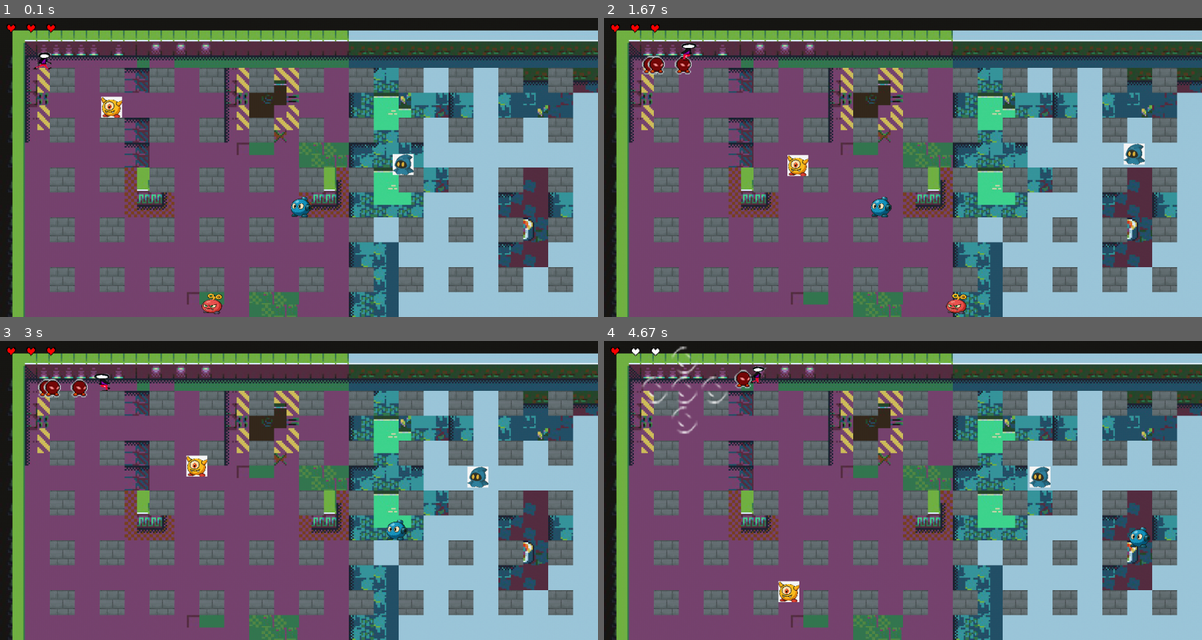
Above: before the commit, frames 1-4 (two rows, left to right).
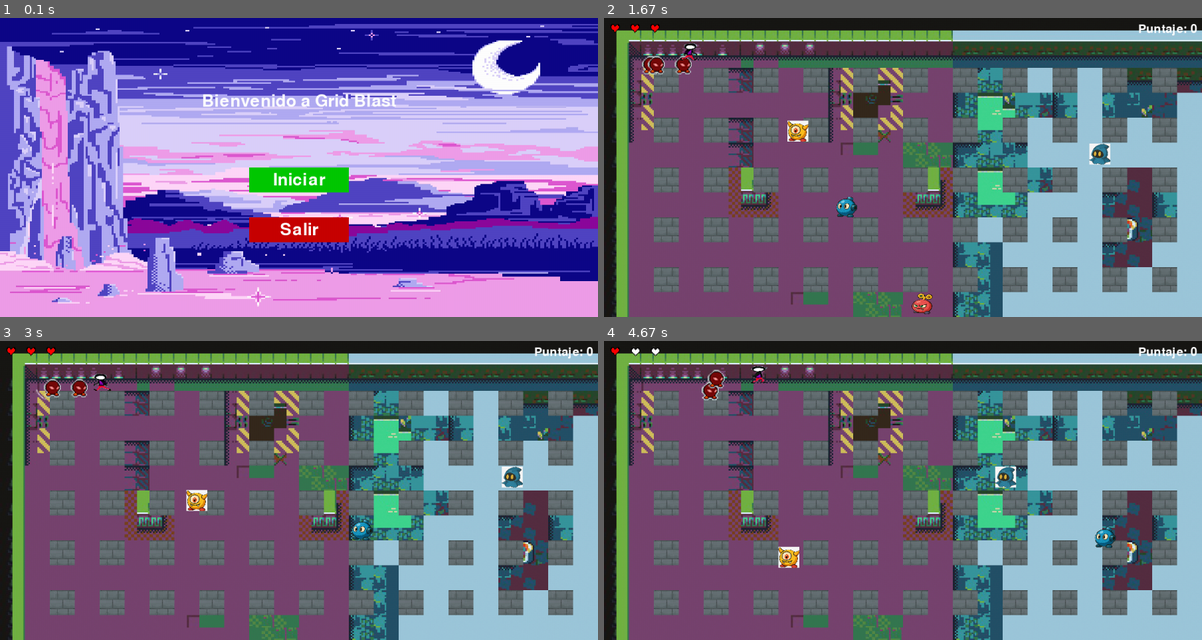
Above: after the commit, the same moments.

Repository: Jeefry465/Proyecto_pygame
Game: pygame game, started from Proyecto Final/juego.py
Two runs of this game, one before a commit and one after it. Both use one fixed random seed, a clock stepped at 60 frames per second and the inputs below.
Inputs (mouse positions are in pixels of both pictures, inside the frame that each line leads up to):
- Up to frame 1 (0.1 s): no input
- Up to frame 2 (1.67 s): click (903, 179) at 0.38 s, where only the run after the commit has a clickable "Iniciar"; tap Space at 0.67, 1.07, 1.37, 1.57 s; hold D 1-1.47 s; hold W from 1.5 s (still down)
- Up to frame 3 (3 s): release W at 1.8 s; hold D 1.83-2.3 s; tap Space at 1.9, 2.2, 2.4, 2.7, 2.97 s; hold A 2.33-2.87 s; hold S from 2.9 s (still down)
- Up to frame 4 (4.67 s): release S at 3.2 s; hold A 3.23-3.63 s; tap Space at 3.3, 3.6, 3.73, 4.13, 4.43 s; hold W 3.67-4.03 s; hold D from 4.07 s (still down)

The runs differ from the first frame. In frame 1, 100% of the frame differs, in the area x 0-100%, y 0-100%; in frame 2, 2.0%; in frame 3, 1.7%; in frame 4, 2.3%.

Commit message:
Finish
Se agrega una pantalla de inicio, pantalla game over, pantalla you win, cada uno de estas con botones de salir e iniciar y  se cargan efectos de sonido

Diff:
--- a/Proyecto Final/bomberman.py
+++ b/Proyecto Final/bomberman.py
@@ -1,6 +1,5 @@
 import pygame
 import time
-import math
 import random
 from constantes import *
 
@@ -90,7 +89,7 @@
 
 
 class Bomba:
-    def __init__(self, x, y, imagen_bomba, imagen_explosion, imagen_bomba_final, tiempo_expl=3):
+    def __init__(self, x, y, imagen_bomba, imagen_explosion, imagen_bomba_final, tiempo_expl=2):
         self.rect = pygame.Rect(x, y, imagen_bomba.get_width(), imagen_bomba.get_height())# Crea un rectángulo en la posición (x, y) de tamaño 20x20 para representar la bomba
         self.imagen_bomba = imagen_bomba # Asigna la imagen de la bomba
         self.imagen_explosion = imagen_explosion # Asigna la imagen de la explosión de la bomba
@@ -100,12 +99,15 @@
         self.explotada = False # Tiempo en segundos que tarda en explotar la bomba
         self.tiempo_explotada = None # Guarda el tiempo en que la bomba explotó, inicialmente es None
         self.jugador_danado = False  # bandera para indicar si ya se hizo daño al jugador
+        self.sonido_explosion = pygame.mixer.Sound("Proyecto Final//Recursos//Music//retro-explode-1-236678.mp3")  # Carga el sonido de explosión
+        self.sonido_explosion.set_volume(0.5)  # Ajusta el volumen del sonido de explosión
 
     def actualizar(self, lista_enemigos, jugador=None):
         ahora = time.time()
         if not self.explotada and (ahora - self.tiempo_colocdada) >= self.tiempo_expl:
             self.explotada = True
             self.tiempo_explotada = ahora
+            self.sonido_explosion.play() # Reproduce el sonido de explosión
 
         if self.explotada:
             area_explosion = self.rect.inflate(120, 120)
--- a/Proyecto Final/juego.py
+++ b/Proyecto Final/juego.py
@@ -6,13 +6,46 @@
 from mundo import Mundo
 import csv
 
-def mostrar_game_over(ventana):
-    game_over_fuente = pygame.font.SysFont(None, 80)
-    game_over_texto = game_over_fuente.render("GAME OVER", True, (255, 0, 0)) # Renderiza el texto "GAME OVER" en rojo
-    ventana.fill((0, 0, 0)) # Rellena la ventana
-    ventana.blit(game_over_texto, (ventana.get_width() // 2 - game_over_texto.get_width() // 2, ventana.get_height() // 2 - game_over_texto.get_height() // 2)) # Centra el texto en la ventana
-
-    pygame.display.update() # Actualiza la pantalla para mostrar el texto
+def pantalla_inicio(ventana):
+    """Muestra la pantalla de inicio con dos botones: Iniciar y Salir."""
+    # Fuentes y texto
+    fondo = pygame.image.load("Proyecto Final//Recursos//Imagen fondo//fondo.jpg").convert_alpha()
+    fondo = pygame.transform.scale(fondo, (ventana.get_width(), ventana.get_height()))  # Ajusta el fondo al tamaño de la ventana
+
+    fuente = pygame.font.SysFont(None, 50)
+    titulo = fuente.render("Bienvenido a Grid Blast", True, (255, 255, 255))
+
+    #rectángulos para ubicar los botones en pantalla
+    boton_iniciar = pygame.Rect(ventana.get_width()//2 - 100, 300, 200, 50)
+    boton_salir = pygame.Rect(ventana.get_width()//2 - 100, 400, 200, 50)
+
+    while True:
+        ventana.blit(fondo, (0, 0))
+        ventana.blit(titulo, (ventana.get_width()//2 - titulo.get_width()//2, 150))
+
+        # Dibujamos los botones
+        pygame.draw.rect(ventana, (0, 200, 0), boton_iniciar)  # color verde
+        pygame.draw.rect(ventana, (200, 0, 0), boton_salir)    # color rojo
+
+        texto_iniciar = fuente.render("Iniciar", True, (255, 255, 255))
+        texto_salir = fuente.render("Salir", True, (255, 255, 255))
+
+        ventana.blit(texto_iniciar, (boton_iniciar.centerx - texto_iniciar.get_width()//2,boton_iniciar.centery - texto_iniciar.get_height()//2))
+        ventana.blit(texto_salir,(boton_salir.centerx - texto_salir.get_width()//2,boton_salir.centery - texto_salir.get_height()//2))
+
+        pygame.display.update()
+
+        for evento in pygame.event.get():
+            if evento.type == pygame.QUIT:
+                pygame.quit()
+                sys.exit()
+            elif evento.type == pygame.MOUSEBUTTONDOWN:
+                if evento.button == 1:  # clic izquierdo
+                    if boton_iniciar.collidepoint(evento.pos):
+                        return  # salir de esta función y continuar el juego
+                    elif boton_salir.collidepoint(evento.pos):
+                        pygame.quit()
+                        sys.exit()
 
 #Funcion que ayuda a ajustar el tamaño de las imagenes
 def tamano_imagenes(imagen,tamano):
@@ -31,14 +64,22 @@
     return os.listdir(carpeta)
 
 # Inicializar pygame
-if __name__ == '__main__':
+def main():
     pygame.init()
+
+    #inicializar el mixer de pygame y cargar el sonido de fondo
+    pygame.mixer.init()
+    pygame.mixer.music.load("Proyecto Final//Recursos//Music//exploration-chiptune-rpg-adventure-theme-336428.mp3") # Cargar música de fondo
+    pygame.mixer.music.set_volume(0.5)  # Ajustar volumen de la música
+    pygame.mixer.music.play(-1)  # Reproducir música en bucle
+
 
     # Crear una ventana
     ventana = pygame.display.set_mode((1200, 600))
-    pygame.display.set_caption("BomberMan")
-
-    posicion_pantalla = [0, 0]
+    pygame.display.set_caption("Grid Blast")
+
+    pantalla_inicio(ventana)  # Mostrar pantalla de inicio
+
 
     #Importar barra de energia
     corazon_vacio = pygame.image.load("Proyecto Final//Recursos//Corazon Vida//barra1.png").convert_alpha()
@@ -163,6 +204,9 @@
     bombas = []
 
     game_over = False # Variable para controlar el estado del juego
+    victoria = False # Variable para controlar el estado de victoria
+
+    score = 0 # Inicializar el score del jugador
 
     # Bucle principal
     while True:
@@ -171,7 +215,7 @@
                 pygame.quit()
                 sys.exit()
             # Eventos de teclado solo si el juego NO ha terminado
-            if not game_over:
+            if not game_over and not victoria:
                 if evento.type == pygame.KEYDOWN:
                     if evento.key == pygame.K_a:
                         mover_izquierda = True
@@ -195,7 +239,7 @@
                         if len(bombas) < MAX_BOMBAS:
                             bombas.append(Bomba(jugador.player.x, jugador.player.y, imagen_bomba, imagen_explosion, imagen_bomba_final))
 
-        if not game_over:
+        if not game_over and not victoria:
             # Controlar la velocidad de fotogramas
             reloj.tick(FPS)
 
@@ -222,9 +266,6 @@
             desplazamiento_x = max(0, min(desplazamiento_x, maximo_desplazamiento_x))
             desplazamiento_y = max(0, min(desplazamiento_y, maximo_desplazamiento_y))
 
-            for enemi in lista_enemigos:
-                enemi.actualizar()
-
 
             paredes_base = []
             for y, fila in enumerate(mundo_data):
@@ -283,7 +324,18 @@
             for enemi in lista_enemigos:
                 if enemi.energia > 0:
                     nuevos_enemigos.append(enemi)
+                else:
+                    score += 100
             lista_enemigos = nuevos_enemigos
+
+            # Si no quedan enemigos, el jugador gana
+            if len(lista_enemigos) == 0:
+                # Detener la música de fondo y reproducir la de victoria
+                pygame.mixer.music.stop()
+                pygame.mixer.music.load("Proyecto Final//Recursos//Music//win.mp3")
+                pygame.mixer.music.play()
+                # marcamos estado de victoria y salimos de este bloque
+                victoria = True
 
             # Comprobar colisiones entre el jugador y los enemigos
             for enemi in lista_enemigos:
@@ -294,10 +346,81 @@
             if jugador.energia <= 0:
                 game_over = True
 
+            # Mostrar el score en la pantalla
+            font_score = pygame.font.SysFont(None, 36)
+            texto_score = font_score.render(f"Puntaje: {score}", True, (255, 255, 255)) # Renderiza el texto del score en blanco
+
+            score_x = ventana.get_width() - texto_score.get_width() - 10
+            score_y = 10
+            ventana.blit(texto_score, (score_x, score_y))
+            # Dibujar el score en la esquina superior derecha
+
             vida_jugador()
             pygame.display.update()
 
-        else:
-            mostrar_game_over(ventana)
-            # Espera a que el usuario cierre la ventana
-            # (ya se procesan eventos arriba, así que aquí solo se muestra la pantalla)
+        elif game_over:
+            # sales del bucle principal
+            return pantalla_final(ventana, "GAME OVER", "Proyecto Final//Recursos//Music//game_over.mp3")
+
+        elif victoria:
+            return pantalla_final(ventana, "¡YOU WIN!",  "Proyecto Final//Recursos//Music//win.mp3")
+
+def pantalla_final(ventana, mensaje, ruta_musica):
+    """Muestra Game Over o You Win, y dos botones: Reiniciar / Salir."""
+    # Detén la música y carga el tema correspondiente
+    pygame.mixer.music.stop()
+    pygame.mixer.music.load(ruta_musica)
+    pygame.mixer.music.play()
+
+    # Prepara texto y botones
+    fuente_tit = pygame.font.SysFont(None, 80)
+    txt_tit = fuente_tit.render(mensaje, True, (255,255,255))
+    w, h = ventana.get_size()
+    tit_x = w//2 - txt_tit.get_width()//2
+    tit_y = h//2 - txt_tit.get_height()//2 - 80
+
+    btn_w, btn_h = 200, 50
+    btn_re = pygame.Rect(w//2 - btn_w//2, tit_y + 100, btn_w, btn_h)
+    btn_sal = pygame.Rect(w//2 - btn_w//2, tit_y + 180, btn_w, btn_h)
+
+    fuente_btn = pygame.font.SysFont(None, 40)
+    txt_re = fuente_btn.render("Reiniciar", True, (255,255,255))
+    txt_sa = fuente_btn.render("Salir",      True, (255,255,255))
+
+    # Bucle propio
+    while True:
+        for ev in pygame.event.get():
+            if ev.type == pygame.QUIT:
+                pygame.quit(); sys.exit()
+            if ev.type == pygame.MOUSEBUTTONDOWN and ev.button == 1:
+                if btn_re.collidepoint(ev.pos):
+                    return True   # quiere reiniciar
+                if btn_sal.collidepoint(ev.pos):
+                    pygame.quit(); sys.exit()
+
+        #Dibujar todo cada frame
+        ventana.fill((0,0,0))
+        ventana.blit(txt_tit, (tit_x, tit_y))
+
+        pygame.draw.rect(ventana, (0,150,0), btn_re)
+        pygame.draw.rect(ventana, (150,0,0), btn_sal)
+
+        ventana.blit(
+            txt_re,
+            (btn_re.centerx - txt_re.get_width()//2,
+            btn_re.centery - txt_re.get_height()//2)
+        )
+        ventana.blit(
+            txt_sa,
+            (btn_sal.centerx - txt_sa.get_width()//2,
+            btn_sal.centery - txt_sa.get_height()//2)
+        )
+
+        pygame.display.update()
+
+if __name__ == '__main__':
+    while True:
+        reiniciar = main()
+        if not reiniciar:
+            break
+    pygame.quit()
Binary file added: Proyecto Final/Recursos/Imagen fondo/fondo.jpg
Not shown, added: Proyecto Final/Recursos/Music/exploration-chiptune-rpg-adventure-theme-336428.mp3
Not shown, added: Proyecto Final/Recursos/Music/game_over.mp3
Not shown, added: Proyecto Final/Recursos/Music/retro-explode-1-236678.mp3
Not shown, added: Proyecto Final/Recursos/Music/win.mp3
